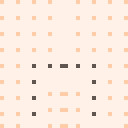
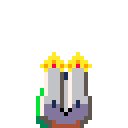
Two versions of the same layered image (128 × 128). Layer-by-layer changes:
added layer "SHOTA" above "SHOTB" over [36, 68, 92, 128]
added layer "SHOTB" above "SHOTC" over [36, 56, 92, 128]
added layer "SHOTC" above "SHOTD" over [36, 52, 92, 128]
added layer "SHOTD" above "Background" over [36, 56, 92, 128]
hid "Background" over [0, 0, 128, 128]
